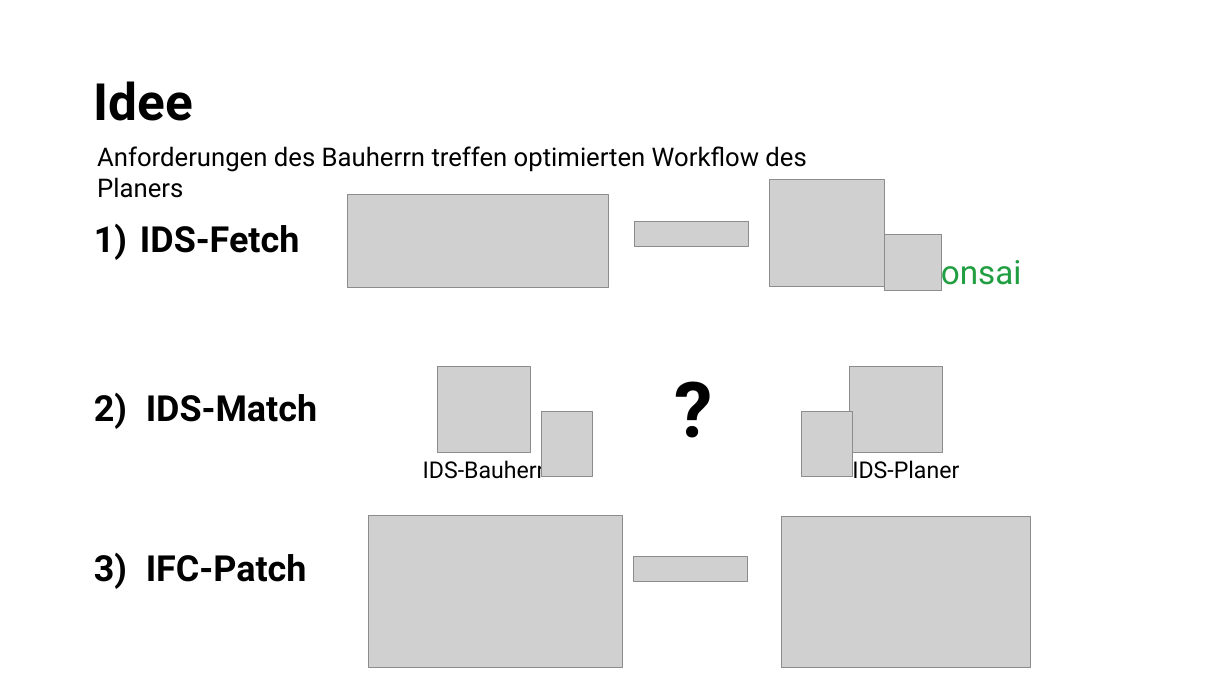
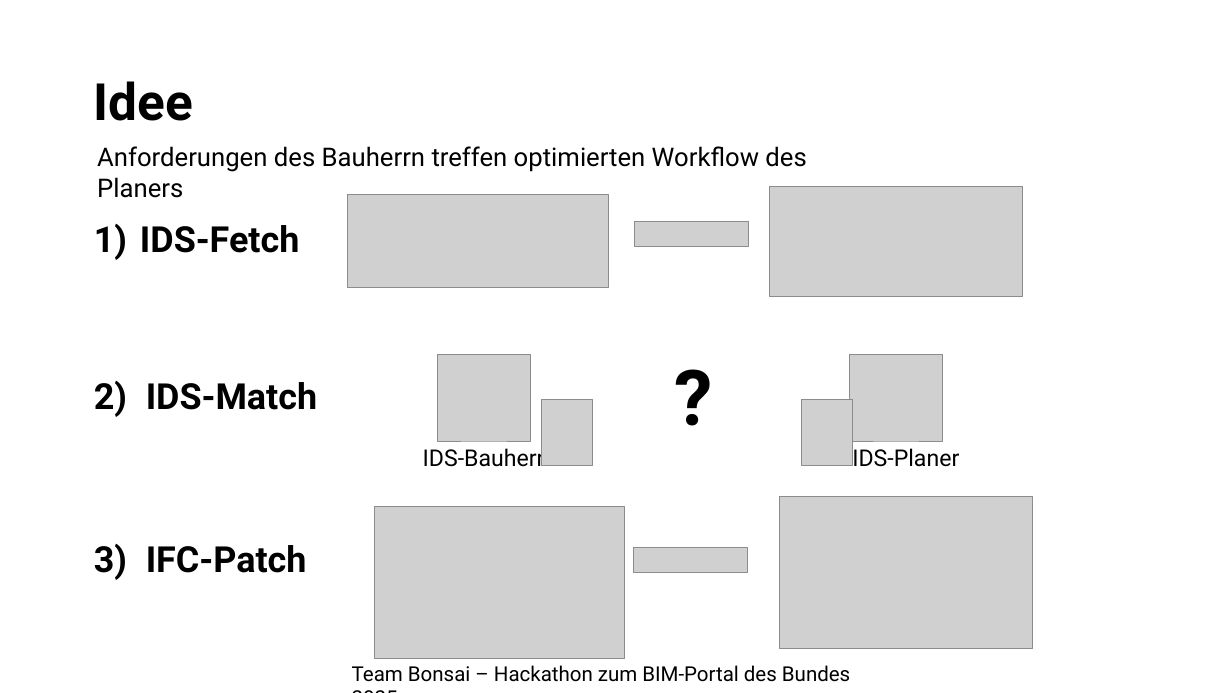
Before and after one commit to bimhelden/PyScripts4BPHackathon2025, a slide deck: slide 5 of Presentation/Pitch.pptx (slide 6 before the commit). Drawn at 1232x693 pixels with LibreOffice and Linux fonts; fonts in the diff are those of the drawing; grey boxes stand for pictures. Boxes give left, top, right and bottom in pixels: in the first picture for what was removed or moved away, otherwise in the second. Text is boxed around its words. In the diff, an @@ line names an element or a change of style, - is before the commit and + after.

Commit message:
IFC Patch Extension - Version 1

```diff
--- a/Presentation/Pitch.pptx
+++ b/Presentation/Pitch.pptx
@@ picture removed at bbox=[770, 179, 884, 287] @@
@@ picture added at bbox=[770, 187, 1022, 297] @@
@@ picture removed at bbox=[884, 235, 942, 290] @@
@@ text removed at bbox=[941, 254, 1022, 291] @@
-onsai
@@ 5 pictures, 5 texts: place and size @@
-5 pictures, 5 texts at bbox=[146, 356, 959, 582]
+5 pictures, 5 texts at bbox=[146, 345, 959, 573]
@@ picture: place and size @@
-picture at bbox=[782, 517, 1031, 668]
+picture at bbox=[375, 506, 625, 658]
@@ picture: place and size @@
-picture at bbox=[369, 516, 622, 668]
+picture at bbox=[779, 496, 1032, 649]
@@ text added at bbox=[352, 665, 850, 682], 16 pt, text #000000 @@
+Team Bonsai – Hackathon zum BIM-Portal des Bundes 2025
```
Also in this commit, not shown: 4 other slides changed, 2 slides added, 2 slides removed, 3 other files.
